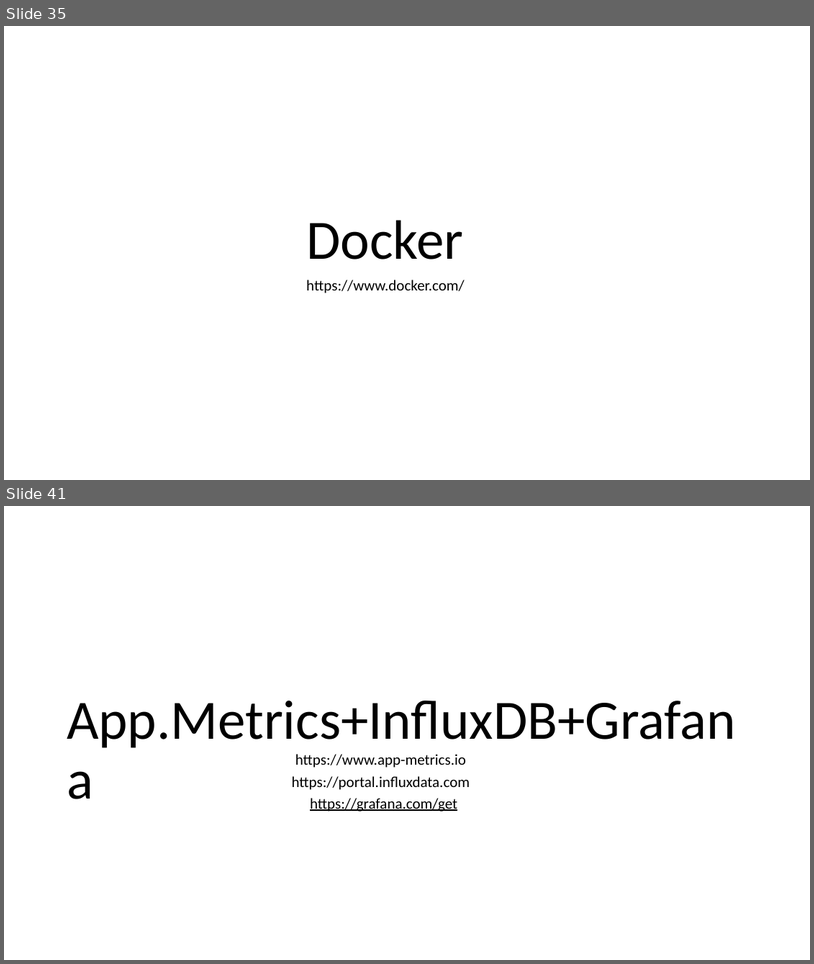
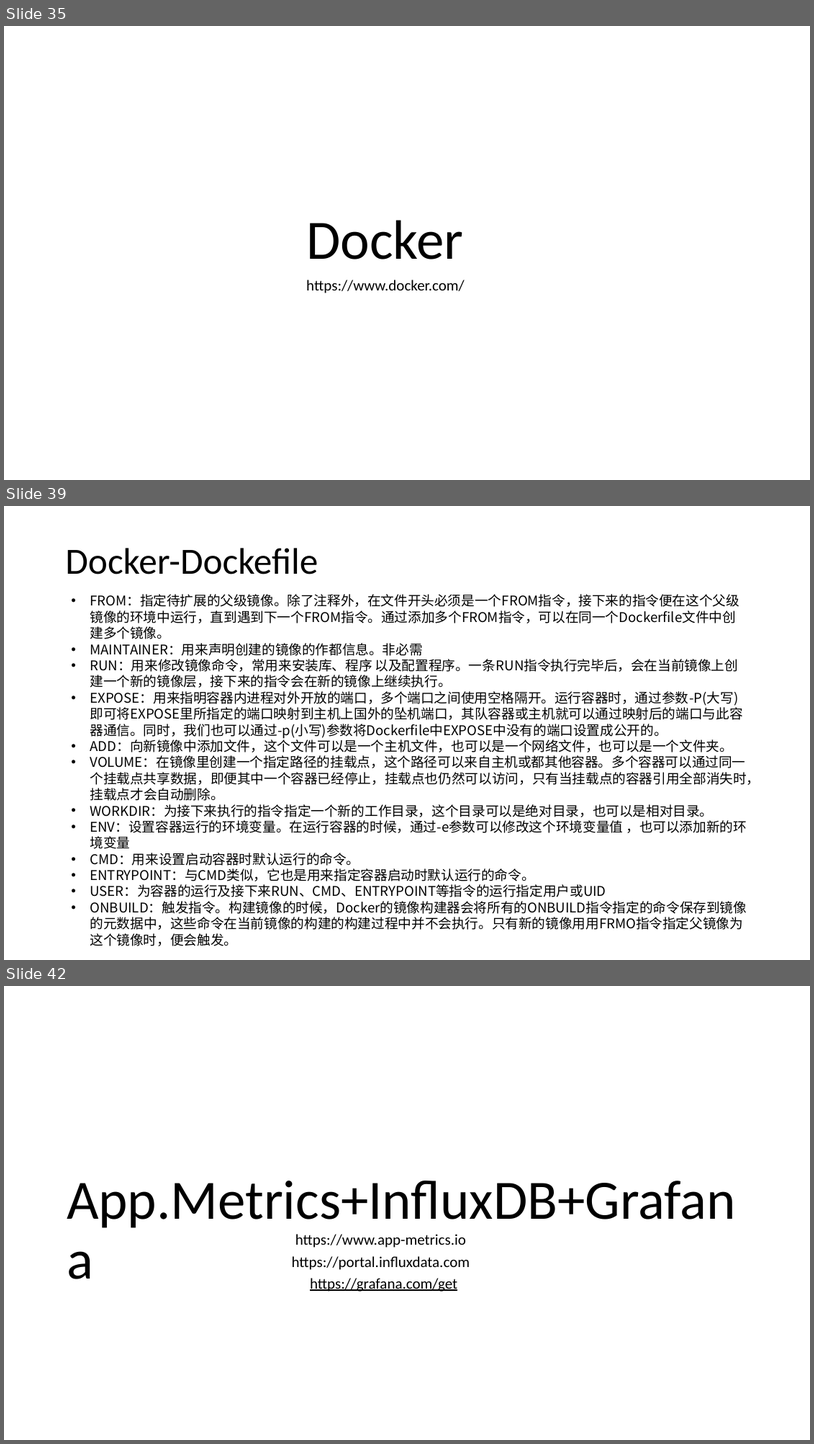
Before and after one commit to axzxs2001/HisMicroserviceSample, a slide deck: HisMicroserviceSample/Doc/基于.net core微服务.pptx. Shown one above the other, each under a label of ours: slides 35 and 41 before the commit, slides 35, 39 and 42 after it; the slides between them are not shown. The pictures are 814x964 and 814x1444 pixels, drawn with LibreOffice and Linux fonts; fonts in the diff are those of the drawing; background and template pictures are left out. Boxes give left, top, right and bottom in pixels: in the first picture for what was removed or moved away, otherwise in the second. Text is boxed around its words. In the diff, an @@ line names an element or a change of style, - is before the commit and + after.

Commit message:
更新PPT 添加BasicsService dockerfile文件

```diff
--- a/HisMicroserviceSample/Doc/基于.net core微服务.pptx
+++ b/HisMicroserviceSample/Doc/基于.net core微服务.pptx
@@ slide 39 added at <box>4,506,810,960</box>, background picture (left out) @@
@@ title added at <box>65,548,318,574</box>, 44 pt, text #000000 @@
+Docker-Dockefile
@@ text added at <box>90,594,761,946</box>, 16 pt, text #000000 @@
+• FROM：指定待扩展的父级镜像。除了注释外，在文件开头必须是一个FROM指令，接下来的指令便在这个父级镜像的环境中运行，直到遇到下一个FROM指令。通过添加多个FROM指令，可以在同一个Dockerfile文件中创建多个镜像。
+• MAINTAINER：用来声明创建的镜像的作都信息。非必需
+• RUN：用来修改镜像命令，常用来安装库、程序 以及配置程序。一条RUN指令执行完毕后，会在当前镜像上创建一个新的镜像层，接下来的指令会在新的镜像上继续执行。
+• EXPOSE：用来指明容器内进程对外开放的端口，多个端口之间使用空格隔开。运行容器时，通过参数-P(大写)即可将EXPOSE里所指定的端口映射到主机上国外的坠机端口，其队容器或主机就可以通过映射后的端口与此容器通信。同时，我们也可以通过-p(小写)参数将Dockerfile中EXPOSE中没有的端口设置成公开的。
+• ADD：向新镜像中添加文件，这个文件可以是一个主机文件，也可以是一个网络文件，也可以是一个文件夹。
+• VOLUME：在镜像里创建一个指定路径的挂载点，这个路径可以来自主机或都其他容器。多个容器可以通过同一个挂载点共享数据，即便其中一个容器已经停止，挂载点也仍然可以访问，只有当挂载点的容器引用全部消失时，挂载点才会自动删除。
+• WORKDIR：为接下来执行的指令指定一个新的工作目录，这个目录可以是绝对目录，也可以是相对目录。
+• ENV：设置容器运行的环境变量。在运行容器的时候，通过-e参数可以修改这个环境变量值 ，也可以添加新的环境变量
+• CMD：用来设置启动容器时默认运行的命令。
+• ENTRYPOINT：与CMD类似，它也是用来指定容器启动时默认运行的命令。
+• USER：为容器的运行及接下来RUN、CMD、ENTRYPOINT等指令的运行指定用户或UID
+• ONBUILD：触发指令。构建镜像的时候，Docker的镜像构建器会将所有的ONBUILD指令指定的命令保存到镜像的元数据中，这些命令在当前镜像的构建的构建过程中并不会执行。只有新的镜像用用FRMO指令指定父镜像为这个镜像时，便会触发。
@@ what was slide 41 is now slide 42 @@
```
Also in this commit, not shown: 2 slides changed, 3 other slides added, 3 slides removed, 4 other files.
